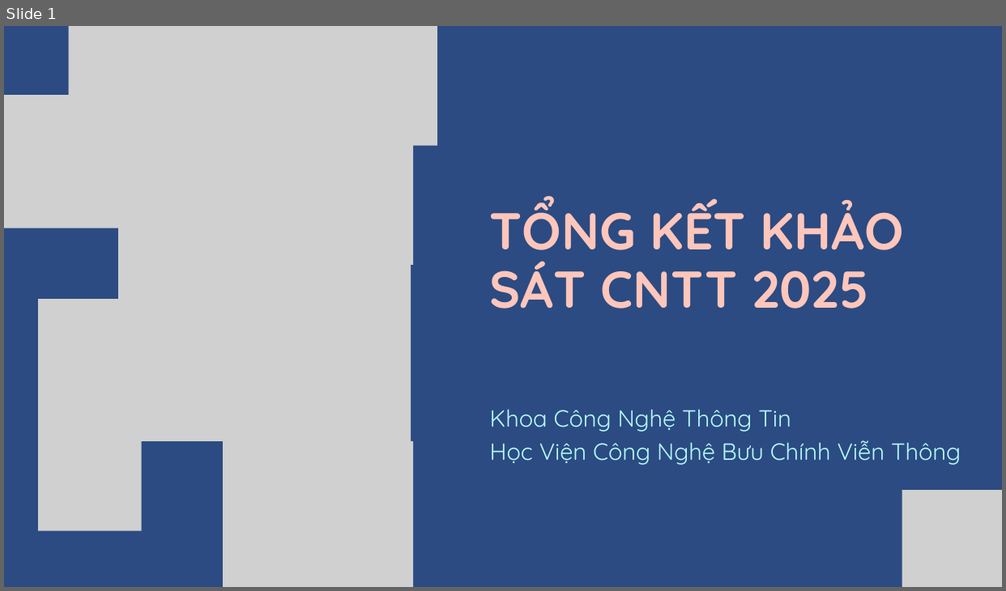
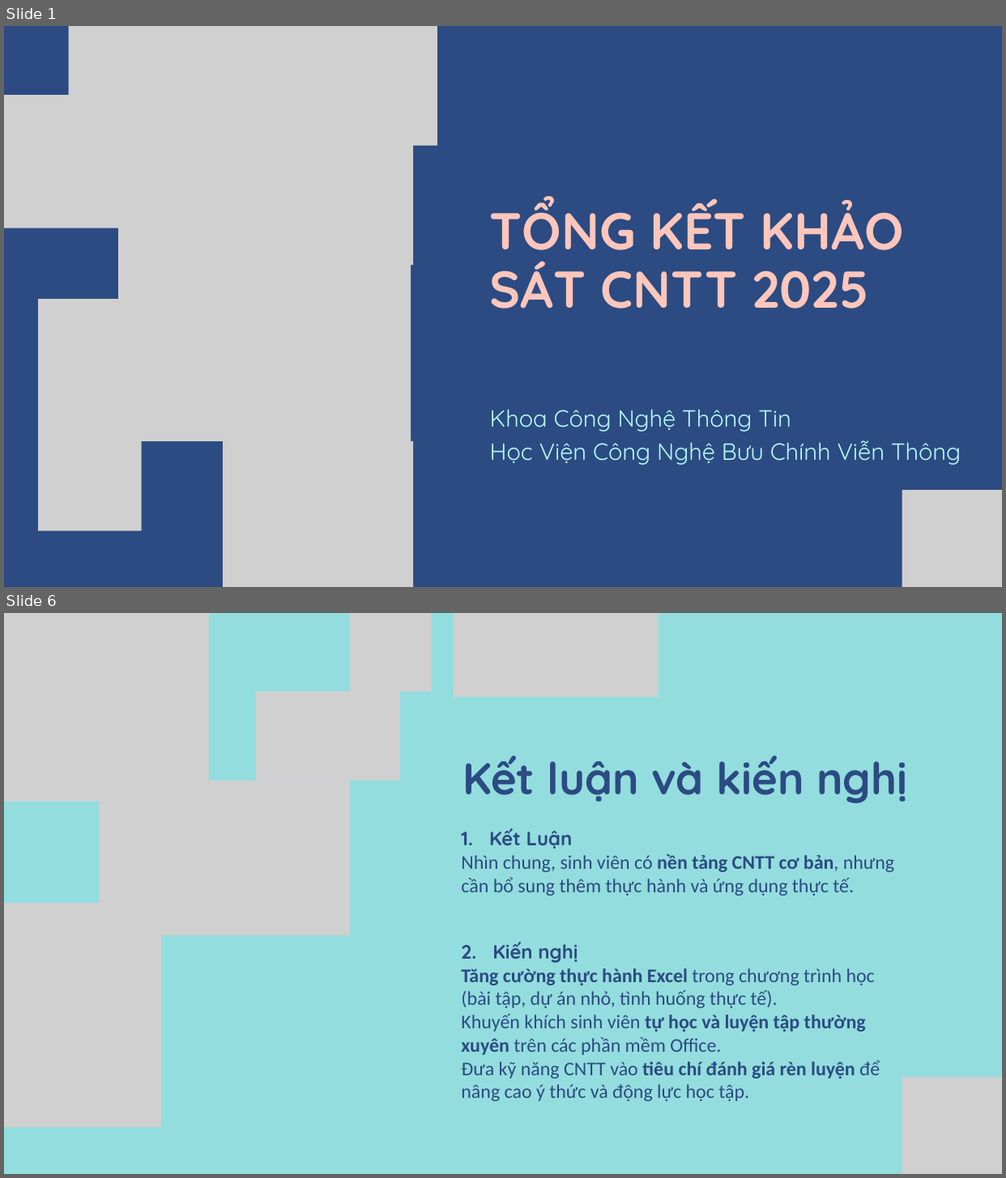
Before and after one commit to huy16dev/HN_ENG_KS25CNTT1_PHANVANPHONGHUY_01, a slide deck: TongKet_KhaoSatCNTT.pptx. Shown one above the other, each under a label of ours: slide 1 before the commit, slides 1 and 6 after it; the slides between them are not shown. The pictures are 1006x591 and 1006x1178 pixels, drawn with LibreOffice and Linux fonts; fonts in the diff are those of the drawing; grey boxes stand for pictures. Boxes give left, top, right and bottom in pixels: in the first picture for what was removed or moved away, otherwise in the second. Text is boxed around its words. In the diff, an @@ line names an element or a change of style, - is before the commit and + after.

```diff
--- a/TongKet_KhaoSatCNTT.pptx
+++ b/TongKet_KhaoSatCNTT.pptx
@@ slide 6 added at (4, 613, 1002, 1174), background #94DDDE @@
@@ picture added at (4, 613, 209, 801) @@
@@ picture added at (350, 613, 431, 692) @@
@@ picture added at (454, 613, 658, 696) @@
@@ picture added at (255, 692, 399, 781) @@
@@ text added at (462, 756, 907, 803), 64 pt, text #2B4B82, bold @@
+Kết luận và kiến nghị
@@ picture added at (100, 780, 351, 935) @@
@@ text added at (461, 828, 894, 896), 28 pt, text #2B4B82 @@
+1. Kết Luận
+Nhìn chung, sinh viên có nền tảng CNTT cơ bản, nhưng cần bổ sung thêm thực hành và ứng dụng thực tế.
@@ picture added at (4, 903, 161, 1127) @@
@@ text added at (461, 942, 880, 1101), 28 pt, text #2B4B82 @@
+2. Kiến nghị
+Tăng cường thực hành Excel trong chương trình học (bài tập, dự án nhỏ, tình huống thực tế).
+Khuyến khích sinh viên tự học và luyện tập thường xuyên trên các phần mềm Office.
+Đưa kỹ năng CNTT vào tiêu chí đánh giá rèn luyện để nâng cao ý thức và động lực học tập.
@@ picture added at (902, 1077, 1002, 1174) @@
```
Also in this commit, not shown: 3 slides changed, 2 other slides added, 1 slide removed.
